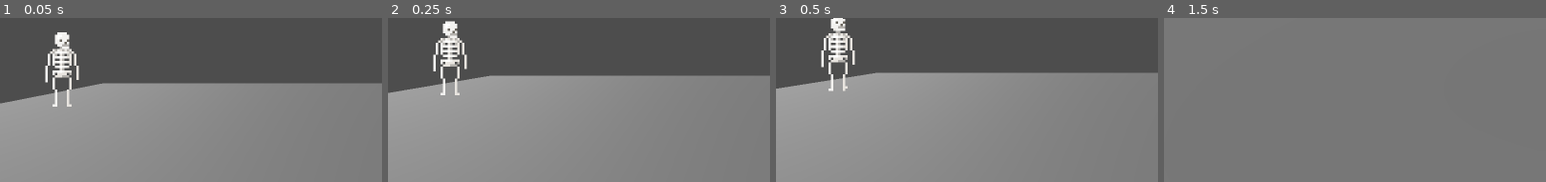
Above: before the commit, frames 1-4 (left to right).
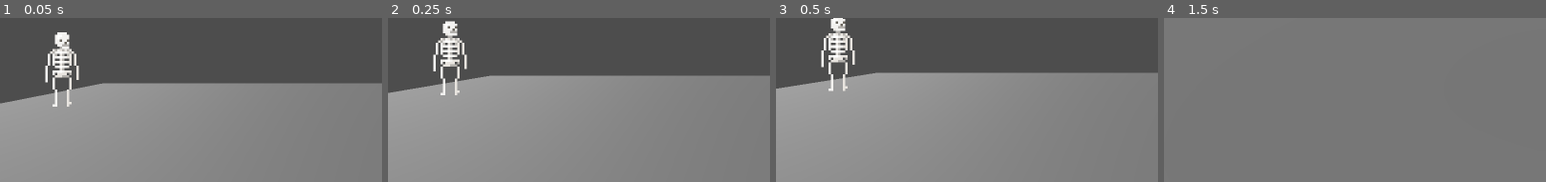
Above: after the commit, the same moments.

Repository: NoxyGGJ/JestesSlowianskimBogiem
Game: Godot game, scene res://playground.tscn
The game is run twice, just before and just after one commit, with the same random seed, the same clock (stepped at 60 frames per second) and the same inputs.
Inputs (mouse positions are % of the whole screen's width and height, from its top left):
- Up to frame 1 (0.05 s): no input
- Up to frame 2 (0.25 s): no input
- Up to frame 3 (0.5 s): no input
- Up to frame 4 (1.5 s): tap Enter (ui_accept) at 0.5, 0.77 s; move the mouse to (72, 28) at 0.52 s; hold D (right) 0.53-1.28 s; click (72, 28) at 0.6 s; move the mouse to (45, 35) at 1.27 s; hold W (forward) from 1.28 s (still down); tap Ctrl at 1.35 s
The pictures show only the part of the screen within x 0-50%, y 32-81%; the shares and areas given below are measured in that part.

The runs differ from the first frame. In frame 1, less than 0.1% of the frame differs, in the area x 18-19%, y 51-55%; in frame 2, 0.2%, in the area x 15-19%, y 4-48%; in frame 3, nothing differs; in frame 4, nothing differs.

Commit message:
Enemy now dies

Diff:
--- a/Enemy.tscn
+++ b/Enemy.tscn
@@ -316,9 +316,9 @@
 billboard = 2
 texture_filter = 0
 sprite_frames = SubResource("SpriteFrames_73x2u")
-animation = &"Attack"
+animation = &"Idle"
 autoplay = "Idle"
-frame_progress = 0.95480657
+frame_progress = 0.5346699
 
 [node name="CollisionShape3D" type="CollisionShape3D" parent="." unique_id=407421949]
 shape = SubResource("CylinderShape3D_tt7e2")
--- a/Scripts/Enemy.gd
+++ b/Scripts/Enemy.gd
@@ -1,4 +1,5 @@
 extends CharacterBody3D
+class_name Enemy
 
 @onready var animationSprite: AnimatedSprite3D = $AnimatedSprite3D
 
@@ -20,7 +21,7 @@
 
 	if dead:
 		animationSprite.animation = "Death"
-		pass
+		return
 
 	if life <= 0:
 		life = 0
--- a/Scripts/Projectile.gd
+++ b/Scripts/Projectile.gd
@@ -1,5 +1,5 @@
 extends Area3D
-class_name Enemy
+class_name Projectile
 
 @export var speed : float = 2
 
@@ -7,8 +7,8 @@
 	position += delta * speed * transform.basis[2]
 
 func _on_body_entered(body: Node3D) -> void:
-	print(body.name)
-	var enemy = body as Enemy
+	var enemy = body is Enemy
 	if enemy:
-		enemy.Damage()
+		body.Damage()
+
 	queue_free()
